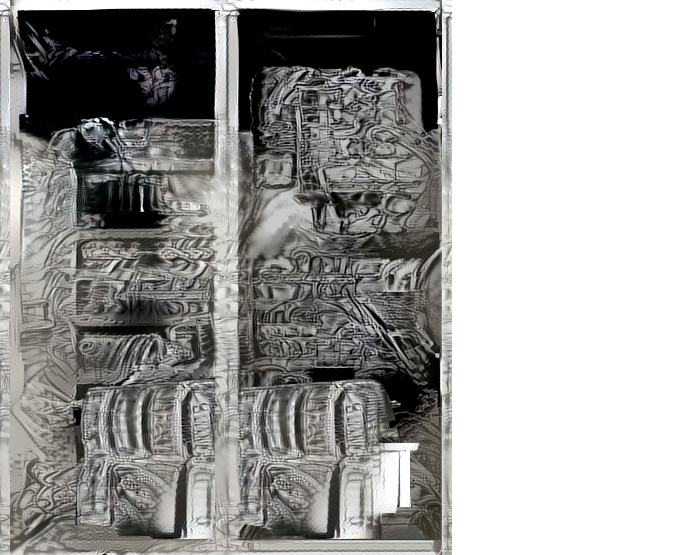
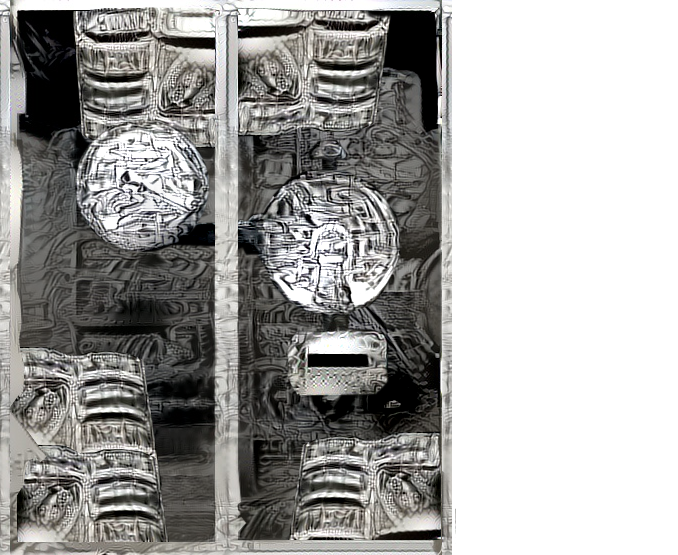
Before/after of a 678 × 555 layered artwork. What changed in the layer stack:
removed layer "af301de96db25d801093b95b10328d1f.jpg copy" over [7, 7, 443, 543]
renamed "Clipboard copy" to "Visible", moved it above "Clipboard", painted on it over [0, 7, 446, 543]
painted on "Clipboard", masked it over [74, 119, 420, 540]
renamed "Layer" to "Clipboard #2", moved it above "Clipboard #1", painted on it, masked it over [0, 7, 446, 543]
showed "Clipboard #1", painted on it over [0, 7, 456, 544]
painted on "af301de96db25d801093b95b10328d1f.jpg" over [10, 7, 443, 543]
